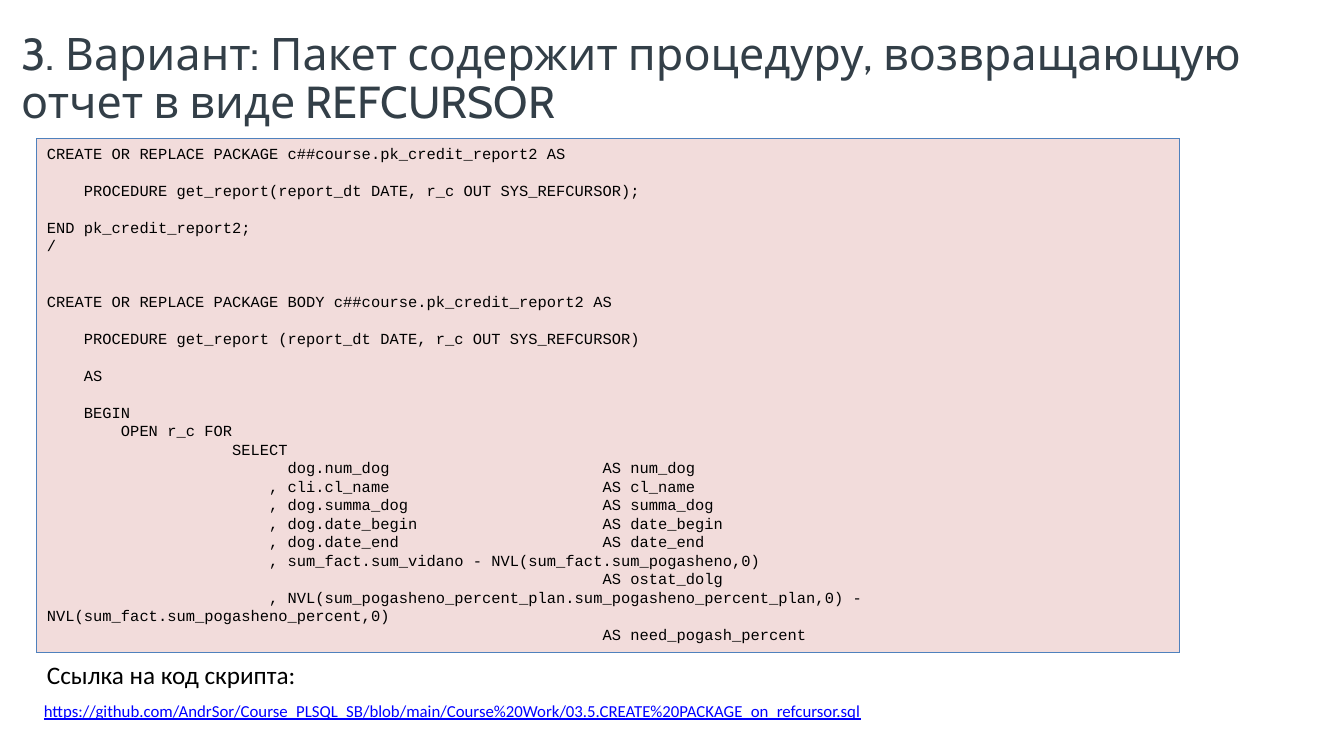
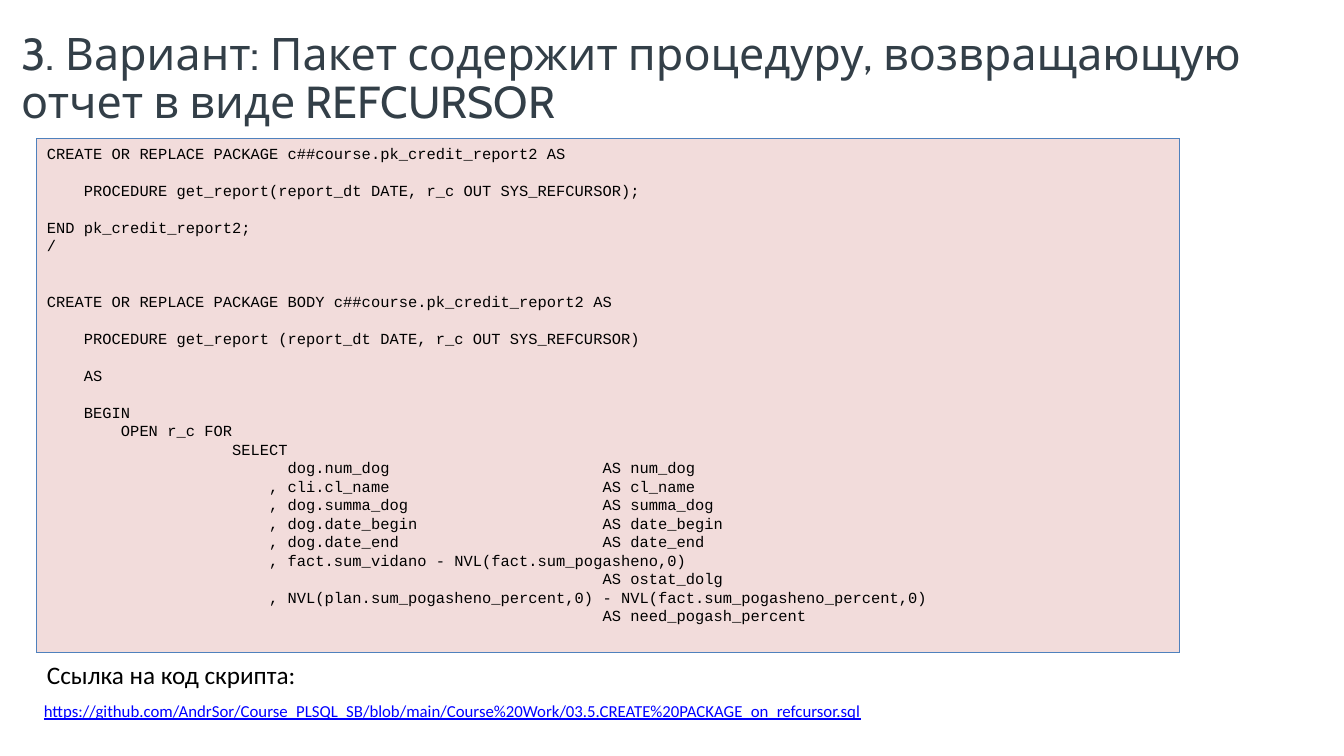
Before and after one commit to AndrSor/Course_PLSQL_SB, a slide deck: slide 15 of Course Work/_Презентация Курсовой работы.pptx (slide 14 before the commit). Drawn at 1344x756 pixels with LibreOffice and Linux fonts; fonts in the diff are those of the drawing; background and template pictures are left out. Boxes give left, top, right and bottom in pixels: in the first picture for what was removed or moved away, otherwise in the second. Text is boxed around its words. In the diff, an @@ line names an element or a change of style, - is before the commit and + after.

```diff
--- a/Course Work/_Презентация Курсовой работы.pptx
+++ b/Course Work/_Презентация Курсовой работы.pptx
@@ text in rectangle at box(288, 555, 685, 570): text changed @@
-, sum_fact.sum_vidano - NVL(sum_fact.sum_pogasheno,0)
+, fact.sum_vidano - NVL(fact.sum_pogasheno,0)
@@ text in rectangle at box(288, 592, 927, 607): text changed @@
-, NVL(sum_pogasheno_percent_plan.sum_pogasheno_percent_plan,0) - NVL(sum_fact.sum_pogasheno_percent,0)
+, NVL(plan.sum_pogasheno_percent,0) - NVL(fact.sum_pogasheno_percent,0)
```
Also in this commit, not shown: 3 other slides changed, 1 slide added, 20 other files.
